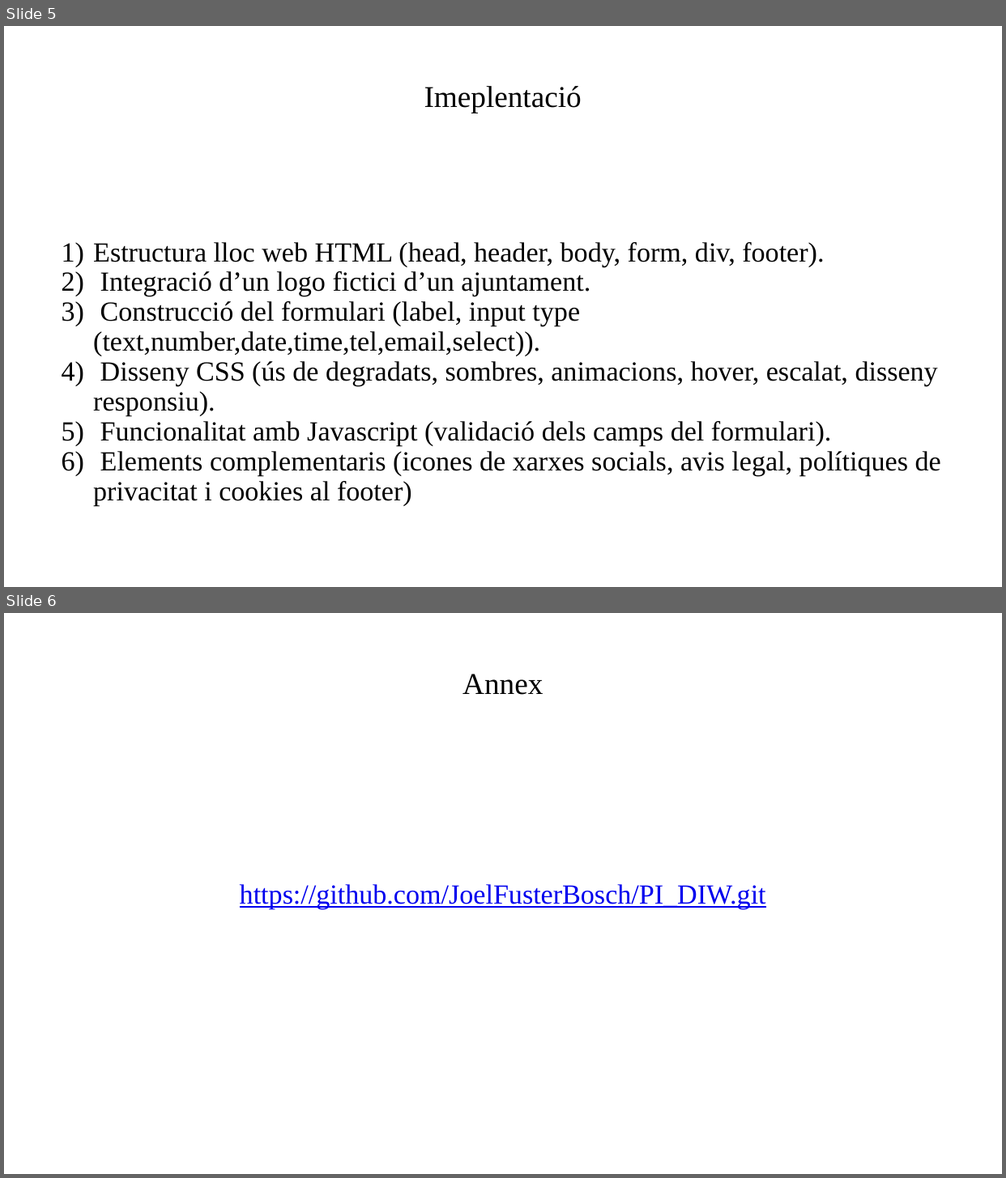
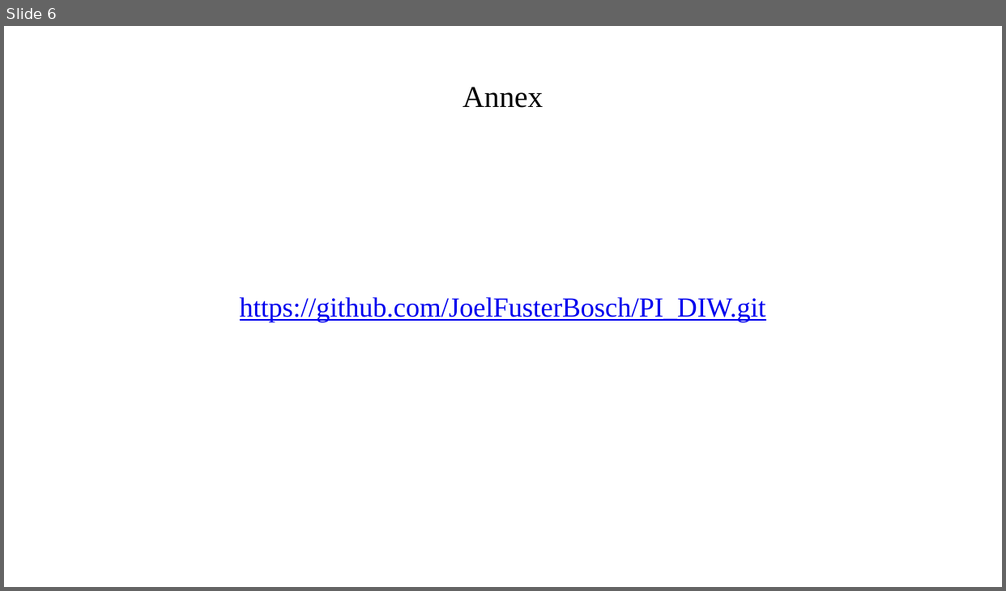
Before and after one commit to JoelFusterBosch/PI_DIW, a slide deck: Reserva d'equipaments municipals Projecte Intermodular.pptx. Shown one above the other, each under a label of ours: slides 5 and 6 before the commit, slide 6 after it. The pictures are 1006x1178 and 1006x591 pixels, drawn with LibreOffice and Linux fonts; fonts in the diff are those of the drawing. Boxes give left, top, right and bottom in pixels: in the first picture for what was removed or moved away, otherwise in the second. Text is boxed around its words. In the diff, an @@ line names an element or a change of style, - is before the commit and + after.

```diff
--- a/Reserva d'equipaments municipals Projecte Intermodular.pptx
+++ b/Reserva d'equipaments municipals Projecte Intermodular.pptx
@@ slide 5 removed at <box>4,26,1002,587</box>, background #FFFFFF @@
@@ title removed at <box>424,86,582,113</box> @@
-Imeplentació
@@ text removed at <box>93,242,941,506</box> @@
-1) Estructura lloc web HTML (head, header, body, form, div, footer).
-2) Integració d’un logo fictici d’un ajuntament.
-3) Construcció del formulari (label, input type (text,number,date,time,tel,email,select)).
-4) Disseny CSS (ús de degradats, sombres, animacions, hover, escalat, disseny responsiu).
-5) Funcionalitat amb Javascript (validació dels camps del formulari).
-6) Elements complementaris (icones de xarxes socials, avis legal, polítiques de privacitat i cookies al footer)
```
Also in this commit, not shown: 2 slides added, 1 other slide removed, 6 other files.
